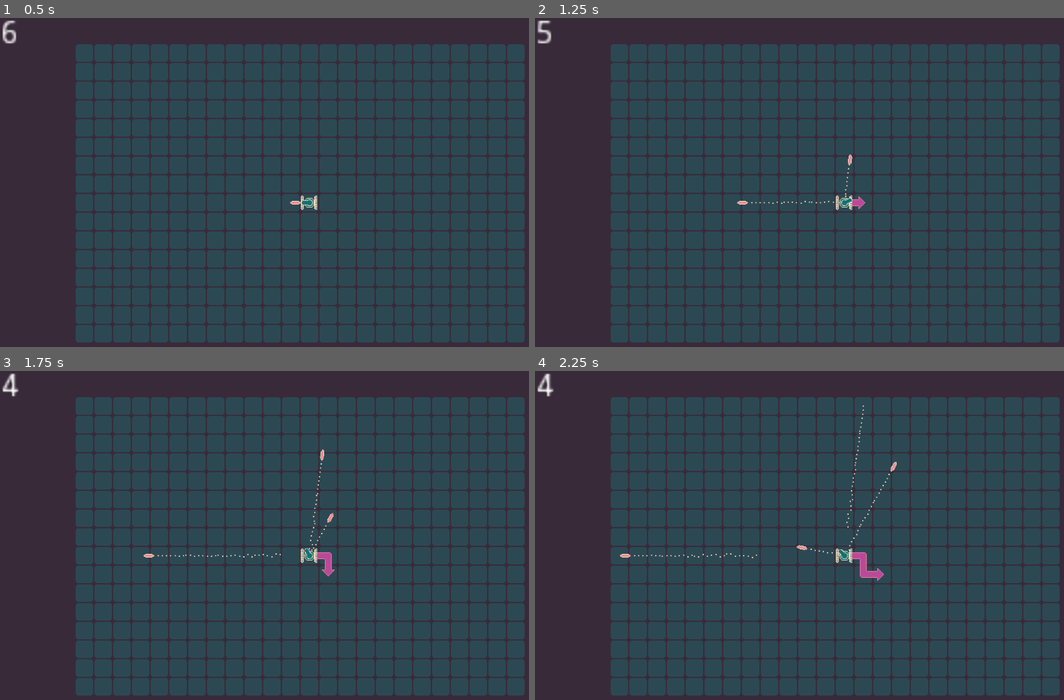
Above: before the commit, frames 1-4 (two rows, left to right).
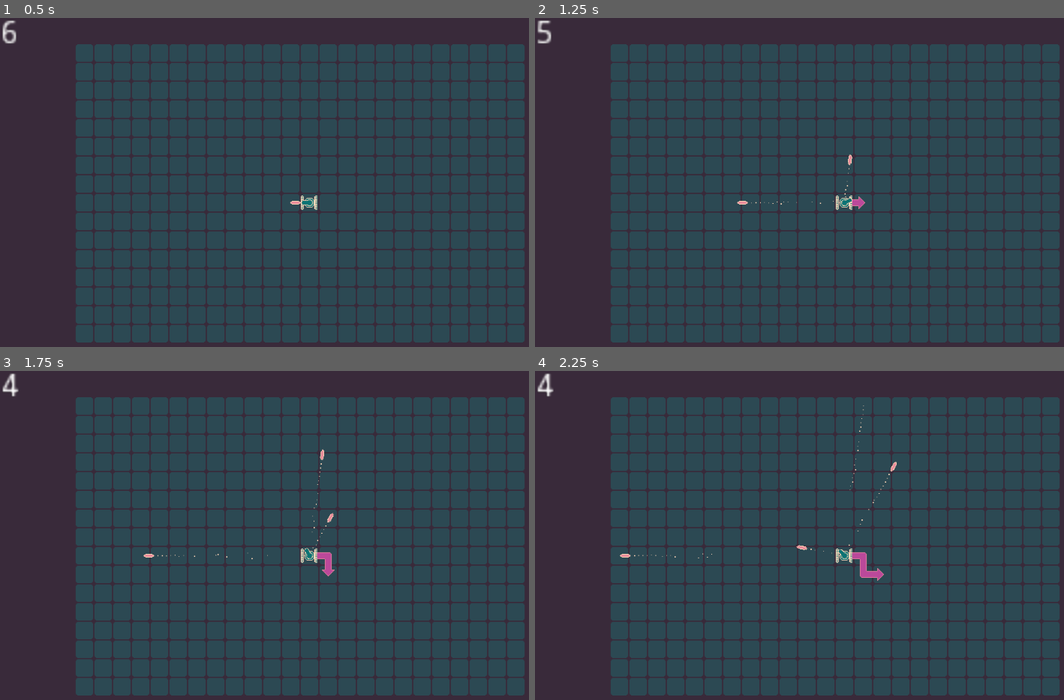
Above: after the commit, the same moments.

Repository: marc-jones/gdl-summer-jam-2021
Game: Godot game, scene res://nodes/PlayState.tscn
Two runs of this game, one before a commit and one after it. Both use one fixed random seed, a clock stepped at 60 frames per second and the inputs below.
Inputs (mouse positions are in pixels of both pictures, inside the frame that each line leads up to):
- Up to frame 1 (0.5 s): no input
- Up to frame 2 (1.25 s): tap Enter at 0.5 s; move the mouse to (968, 175) at 0.52 s; hold Right (ui_right) from 0.53 s (still down)
- Up to frame 3 (1.75 s): tap Space at 1.25 s; move the mouse to (179, 565) at 1.27 s; release Right (ui_right) at 1.28 s; hold Down (ui_down) from 1.28 s (still down)
- Up to frame 4 (2.25 s): move the mouse to (894, 469) at 2.02 s; release Down (ui_down) at 2.03 s; hold Right (ui_right) from 2.03 s (still down)

Frame 1 is identical in both runs. In frame 2, less than 0.1% of the frame differs, in the area x 40-60%, y 44-57%; in frame 3, less than 0.1%; in frame 4, 0.1%, in the area x 19-67%, y 10-57%.

Commit message:
Particle tweaks

Diff:
--- a/nodes/Projectile.tscn
+++ b/nodes/Projectile.tscn
@@ -5,12 +5,15 @@
 [ext_resource path="res://assets/sprites/projectile/projectile_particle.png" type="Texture" id=3]
 
 [sub_resource type="ParticlesMaterial" id=1]
+lifetime_randomness = 1.0
 flag_disable_z = true
-spread = 10.0
+spread = 20.0
 gravity = Vector3( 0, 0, 0 )
 initial_velocity = 20.0
 orbit_velocity = 0.0
 orbit_velocity_random = 0.0
+scale = 0.4
+scale_random = 1.0
 
 [sub_resource type="CapsuleShape2D" id=2]
 radius = 3.0
